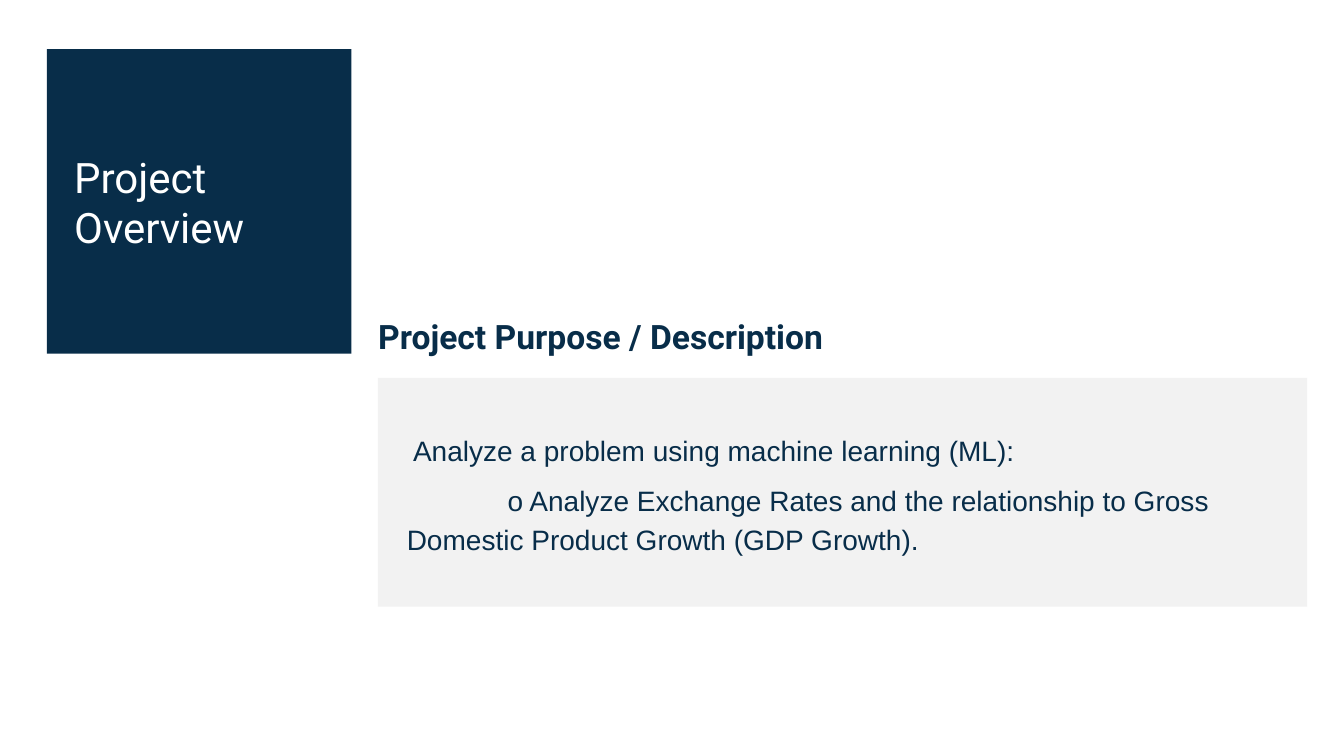
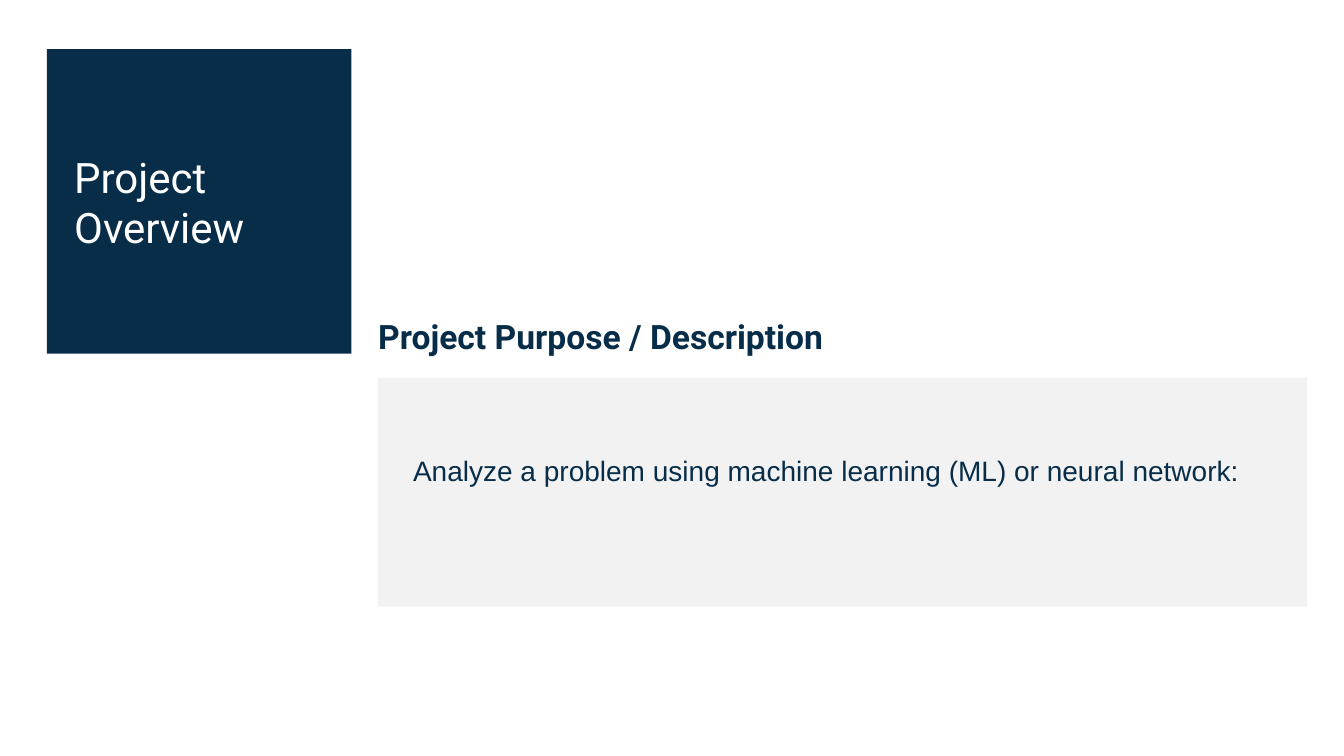
Before and after one commit to tbrown14611/Project_3_Final, a slide deck: slide 2 of Team_6_AI_Bootcamp_Project_3_Final.pptx. Drawn at 1344x756 pixels with LibreOffice and Linux fonts; fonts in the diff are those of the drawing. Boxes give left, top, right and bottom in pixels: in the first picture for what was removed or moved away, otherwise in the second. Text is boxed around its words. In the diff, an @@ line names an element or a change of style, - is before the commit and + after.

```diff
--- a/Team_6_AI_Bootcamp_Project_3_Final.pptx
+++ b/Team_6_AI_Bootcamp_Project_3_Final.pptx
@@ text in rectangle at <box>413,460,1239,486</box>: text changed @@
-Analyze a problem using machine learning (ML):
-o Analyze Exchange Rates and the relationship to Gross Domestic Product Growth (GDP Growth).
+Analyze a problem using machine learning (ML) or neural network:
```
Also in this commit, not shown: 1 other file.
